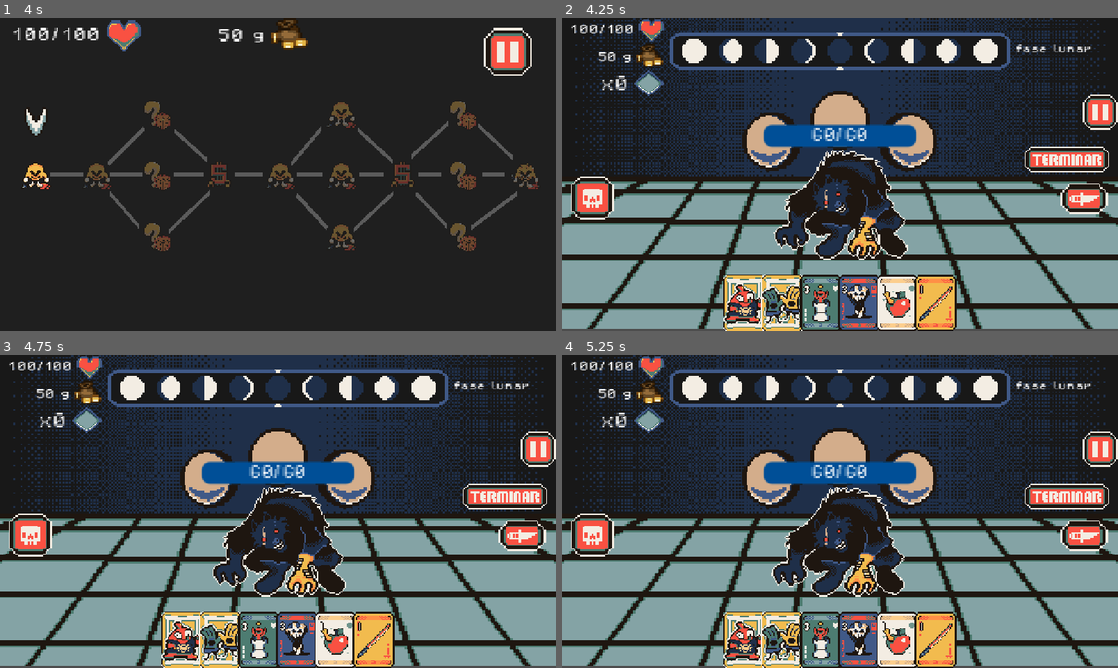
Above: before the commit, frames 1-4 (two rows, left to right).
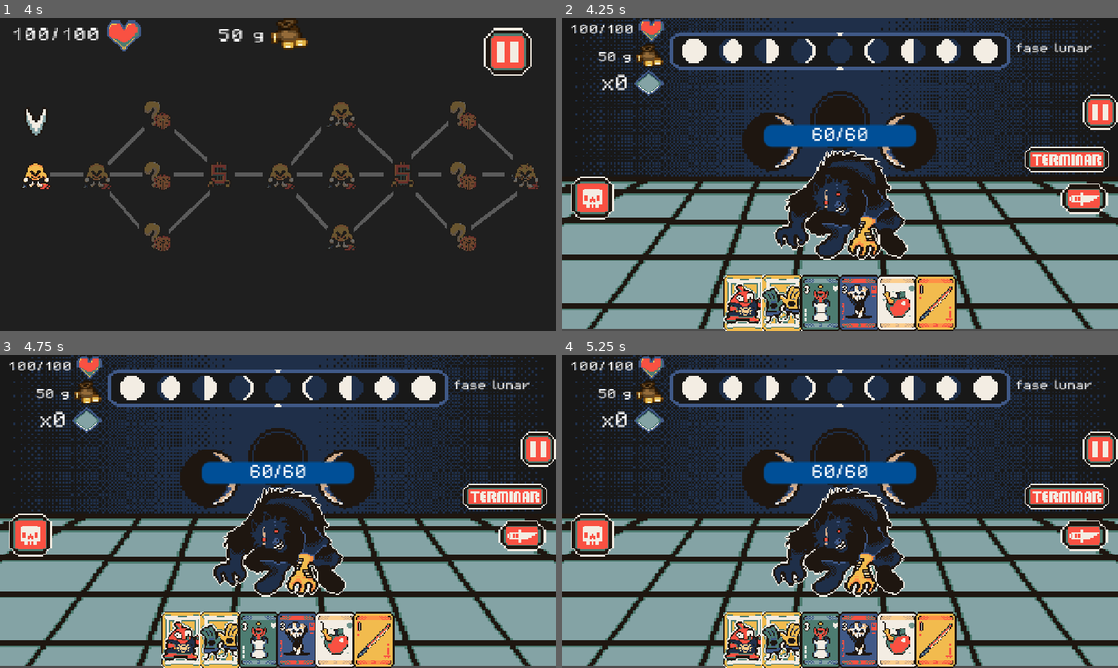
Above: after the commit, the same moments.

Repository: DarkJans19/GameJam_2026
Game: Godot game, scene res://stages/menu/menu.tscn
Two runs of this game, one before a commit and one after it. Both use one fixed random seed, a clock stepped at 60 frames per second and the inputs below. Sound files missing from this copy of the repository are replaced by a short silence.
Inputs (mouse positions are in pixels of both pictures, inside the frame that each line leads up to):
- Up to frame 1 (4 s): click "Jugar" at 0.5 s; click (505, 52) at 1.25 s; click "Reanudar" at 2 s; tap Enter at 2.75 s; move the mouse to (33, 174) at 2.77 s; tap W (attack) at 2.85 s; click (33, 174) at 2.92 s; tap Space at 3.5 s; move the mouse to (155, 174) at 3.52 s; tap A (hurt) at 3.6 s; click (155, 174) at 3.67 s
- Up to frame 2 (4.25 s): no input
- Up to frame 3 (4.75 s): click (522, 536) at 4.25 s
- Up to frame 4 (5.25 s): click (589, 536) at 5 s

Frame 1 is identical in both runs. In frame 2, 3.0% of the frame differs, in the area x 7-96%, y 7-100%; in frame 3, 3.0%; in frame 4, 3.0%.

Commit message:
Las lunas de atras cambian tambien

Diff:
--- a/entities/enemy/enemy.tscn
+++ b/entities/enemy/enemy.tscn
@@ -2,6 +2,7 @@
 
 [ext_resource type="Script" uid="uid://do1uql0fkvybh" path="res://entities/enemy/enemy.gd" id="1_im2q6"]
 [ext_resource type="Texture2D" uid="uid://dfmogskwcc8pj" path="res://assets/UI/UI selected enemy.png" id="2_im2q6"]
+[ext_resource type="FontFile" uid="uid://ebt2bvxsrvd2" path="res://assets/PixelOperator8_health.ttf" id="3_3fvr7"]
 
 [sub_resource type="Animation" id="Animation_im2q6"]
 length = 0.001
@@ -136,6 +137,7 @@
 offset_bottom = 3.5
 grow_horizontal = 2
 grow_vertical = 2
+theme_override_fonts/font = ExtResource("3_3fvr7")
 theme_override_font_sizes/font_size = 10
 horizontal_alignment = 1
 vertical_alignment = 1
--- a/entities/player/sacrifice_count.tscn
+++ b/entities/player/sacrifice_count.tscn
@@ -2,6 +2,7 @@
 
 [ext_resource type="Texture2D" uid="uid://c2ksg8r0nnrps" path="res://assets/UI/UI Energia.png" id="1_n13jj"]
 [ext_resource type="Script" uid="uid://y3q45g1vtjyu" path="res://entities/player/sacrifice_count.gd" id="1_ryodp"]
+[ext_resource type="FontFile" uid="uid://ebt2bvxsrvd2" path="res://assets/PixelOperator8_health.ttf" id="2_j5eqo"]
 
 [node name="Sacrifice" type="Control" unique_id=550723547]
 layout_mode = 3
@@ -26,6 +27,7 @@
 [node name="Label" type="Label" parent="HBoxContainer" unique_id=1651538398]
 layout_mode = 2
 size_flags_horizontal = 4
+theme_override_fonts/font = ExtResource("2_j5eqo")
 theme_override_font_sizes/font_size = 18
 text = "X"
 horizontal_alignment = 1
--- a/stages/combat/combat.gd
+++ b/stages/combat/combat.gd
@@ -28,6 +28,30 @@
 	LunarPhase.WANING_GIBBOUS: 7,
 	LunarPhase.LAST_QUARTER: 6,
 	LunarPhase.WANING_CRESCENT: 3
+}
+
+
+const MOON_PHASE_FRAMESr = {
+	LunarPhase.NEW_MOON: 3,
+	LunarPhase.WAXING_CRESCENT: 2,
+	LunarPhase.FIRST_QUARTER: 5,
+	LunarPhase.WAXING_GIBBOUS: 4,
+	LunarPhase.FULL_MOON: 1,
+	LunarPhase.WANING_GIBBOUS: 0,
+	LunarPhase.LAST_QUARTER: 7,
+	LunarPhase.WANING_CRESCENT: 6
+}
+
+
+const MOON_PHASE_FRAMESl = {
+	LunarPhase.NEW_MOON: 5,
+	LunarPhase.WAXING_CRESCENT: 4,
+	LunarPhase.FIRST_QUARTER: 1,
+	LunarPhase.WAXING_GIBBOUS: 0,
+	LunarPhase.FULL_MOON: 7,
+	LunarPhase.WANING_GIBBOUS: 6,
+	LunarPhase.LAST_QUARTER: 3,
+	LunarPhase.WANING_CRESCENT: 2
 }
 
 # Diccionario para traducir los nombres de las fases lunares a español
@@ -94,6 +118,9 @@
 @onready var moon_phases_sprite: Sprite2D = $moonPhases
 @onready var faseLunarLabel: Label = $sacrificeCount/faseLunarLabel
 @onready var finish_turn_button = $FinishTurn
+@onready var uppermoon: Sprite2D = $Uppermoon
+@onready var leftmoon: Sprite2D = $leftmoon
+@onready var rigthmoon: Sprite2D = $rightmoon
 
 @onready var pause_menu : PauseMenu = $Pause
 @onready var victory_screen : VictoryScreen = $Victory
@@ -336,6 +363,12 @@
 func _actualizar_sprite_luna() -> void:
 	if moon_phases_sprite and MOON_PHASE_FRAMES.has(lunar_phase):
 		moon_phases_sprite.frame = MOON_PHASE_FRAMES[lunar_phase]
+	if uppermoon and MOON_PHASE_FRAMES.has(lunar_phase):
+		uppermoon.frame = MOON_PHASE_FRAMES[lunar_phase]
+	if leftmoon and MOON_PHASE_FRAMESl.has(lunar_phase):
+		leftmoon.frame = MOON_PHASE_FRAMESl[lunar_phase]
+	if rigthmoon and MOON_PHASE_FRAMESr.has(lunar_phase):
+		rigthmoon.frame = MOON_PHASE_FRAMESr[lunar_phase]
 
 # NUEVA FUNCIÓN: Traduce y actualiza el texto del Label
 func _actualizar_texto_luna() -> void:
--- a/stages/combat/combat.tscn
+++ b/stages/combat/combat.tscn
@@ -3,8 +3,8 @@
 [ext_resource type="Script" uid="uid://74w3tp3cw85h" path="res://stages/combat/combat.gd" id="1_cfiq8"]
 [ext_resource type="Texture2D" uid="uid://x3jbl3bnl2c5" path="res://assets/Escenario/Background.png" id="1_nuwwi"]
 [ext_resource type="Texture2D" uid="uid://cxb2ewynql2xm" path="res://assets/Escenario/Foreground.png" id="2_c2hqt"]
-[ext_resource type="Texture2D" uid="uid://bbopromy71yp3" path="res://assets/Escenario/Midground.png" id="3_b28yy"]
 [ext_resource type="Texture2D" uid="uid://iejk1x6x22be" path="res://assets/UI/UI Lunas Sheet.png" id="4_b28yy"]
+[ext_resource type="Texture2D" uid="uid://dh7o83ymcu5nb" path="res://assets/Escenario/Trial.png" id="4_y48dw"]
 [ext_resource type="Texture2D" uid="uid://dv3ksljt1b8la" path="res://assets/UI/UI Ataque.png" id="8_h28fe"]
 [ext_resource type="Texture2D" uid="uid://iu36y3uavtar" path="res://assets/UI/UI Nosepaque.png" id="9_h28fe"]
 [ext_resource type="Texture2D" uid="uid://76wlby5jsa3g" path="res://assets/UI/UI Sacrificio.png" id="9_lfwqh"]
@@ -15,6 +15,7 @@
 [ext_resource type="PackedScene" uid="uid://8rqppus5c82y" path="res://entities/player/sacrifice_count.tscn" id="13_jlhlv"]
 [ext_resource type="PackedScene" uid="uid://dy0ewsimw8mem" path="res://entities/player/health.tscn" id="13_yl2py"]
 [ext_resource type="Texture2D" uid="uid://dss0i0a3pdla7" path="res://assets/UI/UI Pausa.png" id="14_crids"]
+[ext_resource type="FontFile" uid="uid://ebt2bvxsrvd2" path="res://assets/PixelOperator8_health.ttf" id="14_y48dw"]
 [ext_resource type="PackedScene" uid="uid://4y02hes2oncj" path="res://stages/ui/pause.tscn" id="15_7oxte"]
 [ext_resource type="PackedScene" uid="uid://cx8d0ndpjfa07" path="res://stages/ui/lose.tscn" id="16_t7ues"]
 [ext_resource type="PackedScene" uid="uid://coiml5msg4gtj" path="res://stages/ui/victory.tscn" id="17_c7lf3"]
@@ -33,10 +34,30 @@
 z_index = 2
 texture = ExtResource("2_c2hqt")
 
+[node name="Uppermoon" type="Sprite2D" parent="." unique_id=596876034]
+position = Vector2(0, -30)
+texture = ExtResource("4_y48dw")
+hframes = 2
+vframes = 4
+frame = 2
+
+[node name="leftmoon" type="Sprite2D" parent="." unique_id=263196119]
+position = Vector2(-39, -18)
+texture = ExtResource("4_y48dw")
+hframes = 2
+vframes = 4
+frame = 3
+
+[node name="rightmoon" type="Sprite2D" parent="." unique_id=268451953]
+position = Vector2(39, -18)
+texture = ExtResource("4_y48dw")
+hframes = 2
+vframes = 4
+frame = 4
+
 [node name="Midground" type="Sprite2D" parent="." unique_id=1050102443]
 z_index = 1
 position = Vector2(0, 12)
-texture = ExtResource("3_b28yy")
 
 [node name="EnemySpawn1" type="Marker2D" parent="Midground" unique_id=1754860450]
 position = Vector2(0, 6)
@@ -131,6 +152,7 @@
 offset_top = -22.0
 offset_right = 604.0
 offset_bottom = -6.0
+theme_override_fonts/font = ExtResource("14_y48dw")
 theme_override_font_sizes/font_size = 11
 text = "fase lunar"
 
Not shown, added: assets/Cartas/Dos daño.png.import
Not shown, added: assets/Cartas/Dos escudo.png.import
Not shown, added: assets/Cartas/Dos monedas.png.import
Not shown, added: assets/Cartas/Dos vida.png.import
Not shown, added: assets/Cartas/Tres daño.png.import
Not shown, added: assets/Cartas/Tres vida.png.import
Not shown, added: assets/Cartas/Vidaño.png.import
Not shown, added: assets/Escenario/Map Background.png.import
Not shown, added: assets/Escenario/Portada.png.import
Binary file added: assets/Escenario/Trial.png
Not shown, added: assets/Escenario/Trial.png.import
Binary file added: assets/PixelOperator8_health.ttf
(and 1 more such lines)
